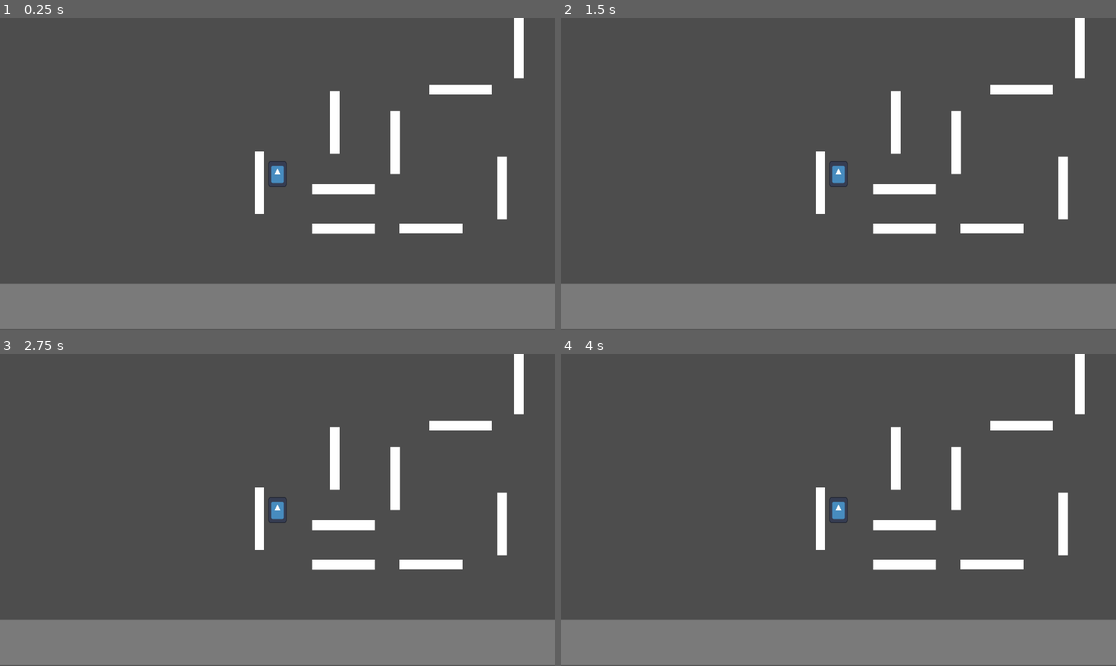
Above: before the commit, frames 1-4 (two rows, left to right).
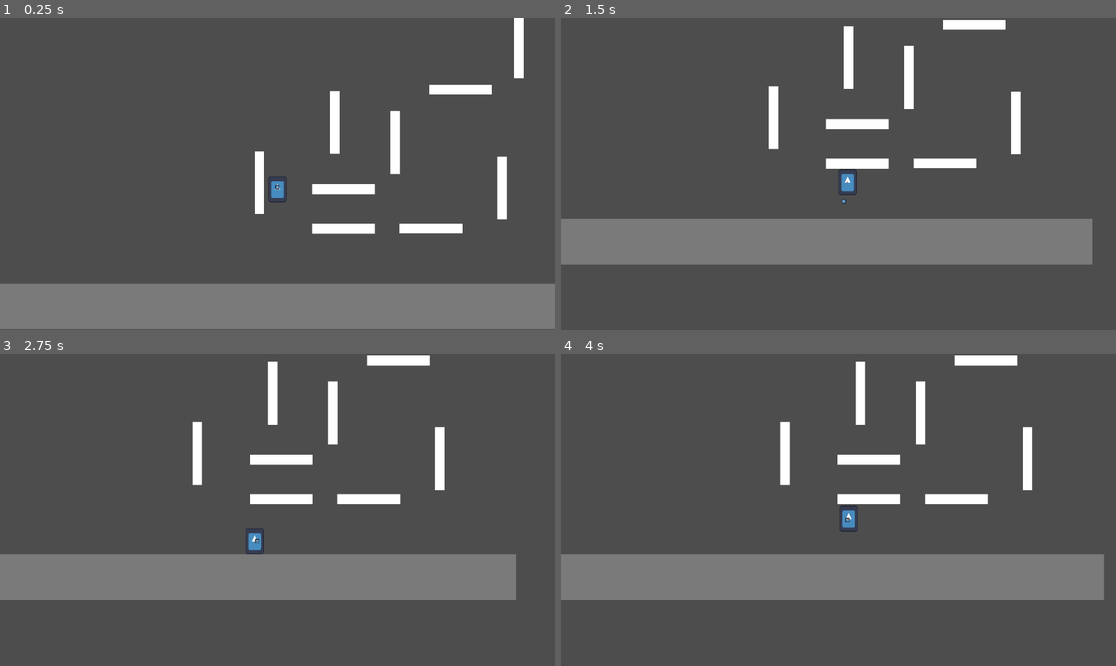
Above: after the commit, the same moments.

Repository: SuatMartin/Plunger-Grappler
Game: Godot game, scene res://Levels/test_level.tscn
Same seed, same stepped clock (60 frames per second), same inputs: the game is played once before the commit and once after it. The engine's default icon, where the game draws it, is replaced by a stand-in: a white triangle on a blue panel in a dark square.
Inputs (mouse positions are in pixels of both pictures, inside the frame that each line leads up to):
- Up to frame 1 (0.25 s): no input
- Up to frame 2 (1.5 s): move the mouse to (960, 158) at 0.52 s; hold D (right) from 0.53 s (still down); click (960, 158) at 0.6 s; tap Space (jump) at 0.77 s; move the mouse to (727, 189) at 1.27 s; click (727, 189) at 1.35 s
- Up to frame 3 (2.75 s): tap Space (jump) at 1.52 s; move the mouse to (333, 441) at 2.02 s; release D (right) at 2.03 s; hold A (left) from 2.03 s (still down); hold Shift (sprint) from 2.03 s (still down); click (333, 441) at 2.3 s
- Up to frame 4 (4 s): move the mouse to (810, 572) at 2.77 s; release A (left) at 2.78 s; release Shift (sprint) at 2.78 s; hold D (right) from 2.78 s (still down); click (810, 572) at 2.85 s; tap Space (jump) at 3.02, 3.77 s; move the mouse to (1005, 556) at 3.52 s; click (1005, 556) at 3.6 s

The runs differ from the first frame. In frame 1, 0.3% of the frame differs, in the area x 48-52%, y 45-60%; in frame 2, 34%; in frame 3, 33%; in frame 4, 34%, in the area x 0-100%, y 0-100%.
Error before the commit: Invalid assignment of property or key 'global_position' with value of type 'Vector2' on a base object of type 'null instance'. (res://Objects/Player/Player.gd:…

Commit message:
bug fixes

Diff:
--- a/Levels/test_level.tscn
+++ b/Levels/test_level.tscn
@@ -1,6 +1,8 @@
-[gd_scene load_steps=7 format=3 uid="uid://clg8mwer1172y"]
+[gd_scene load_steps=9 format=3 uid="uid://clg8mwer1172y"]
 
 [ext_resource type="PackedScene" uid="uid://cpuxg6ercyfm6" path="res://Objects/Player/player.tscn" id="1_b4sgw"]
+[ext_resource type="PackedScene" uid="uid://nn54g2x3xyxn" path="res://Objects/Plunger/plunger.tscn" id="2_ll87k"]
+[ext_resource type="PackedScene" uid="uid://ckjixkvrxpasv" path="res://Objects/Plunger/plunger_rope.tscn" id="3_31u4p"]
 
 [sub_resource type="QuadMesh" id="QuadMesh_rkulr"]
 
@@ -34,6 +36,10 @@
 [node name="Player" parent="Enities" instance=ExtResource("1_b4sgw")]
 position = Vector2(537, 498)
 can_double_jump = false
+
+[node name="Plunger" parent="Enities" instance=ExtResource("2_ll87k")]
+
+[node name="PlungerRope" parent="Enities" instance=ExtResource("3_31u4p")]
 
 [node name="Platform" type="StaticBody2D" parent="."]
 position = Vector2(1167, 683)
--- a/Objects/Player/Player.gd
+++ b/Objects/Player/Player.gd
@@ -94,7 +94,7 @@
 				tween.tween_property(plunger,"global_position", shoot_point.global_position,.15)
 				tween.tween_property(plunger,"global_position", global_position,.15)
 		else:
-			if aim_ray.is_colliding():
+			if plunging:
 				var dir_to_plunger = global_position.direction_to(plunger.global_position).normalized()
 				velocity = dir_to_plunger * 1000
 			tween.tween_property(plunger,"global_position", global_position,.15)
